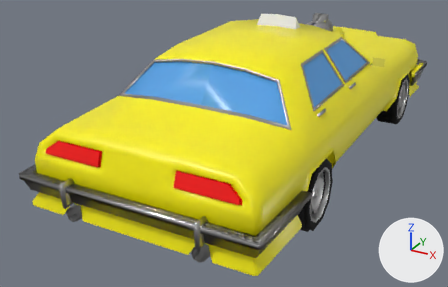
Before and after pictures for a commit that changed the FBX model Modele do Unity/taxi_v2.fbx.
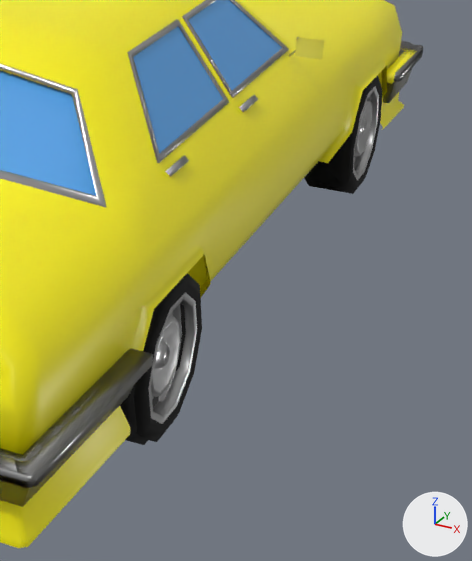
Each version is shown whole from a 50 mm camera at (1.79, -3.84, 1.4) aimed at (-0.21, -0.21, -0.41), then close up on the part from 55% to 100% of the width and 15% to 98% of the height. Lighting does not change. The marker at lower right points along +X, +Y and +Z. Where no turn or scale is listed for an object, it has been applied to the vertices. Vertices at the same position are counted once.

Names of what the first close-up shows: 'FrontBumper1', 'FrontBumper4', 'Mirror1', 'RearBumper3', 'RearBumper4', 'Taxi', 'Wheel1rr', 'Wheel1rr.001', 'Wheel2rr', 'Wheel3fr', 'Wheel3rr'.
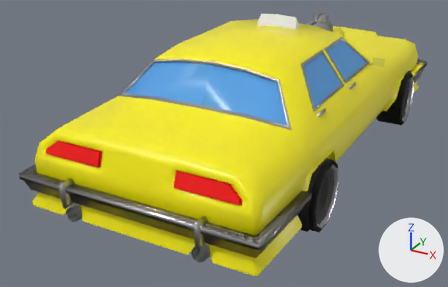
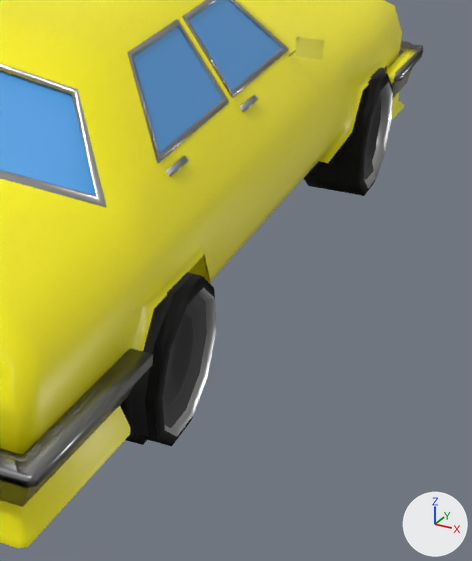
Pixel boxes [x1, y1, x2, y2] of what changed, in the close-ups (472 x 561 px):
'Wheel3rr', mesh turned, moved
    before: [134, 273, 202, 442]
    after: [138, 274, 216, 446]
'Wheel1rr', mesh turned, moved
    before: [151, 315, 181, 407]
    after: [131, 272, 207, 437]
'Wheel3fr', mesh turned, moved
    before: [309, 75, 382, 194]
    after: [340, 73, 393, 196]
'Wheel1rr.001', moved
    before: [355, 98, 373, 157]
    after: [364, 68, 385, 180]
'Wheel2rr', mesh turned, moved
    before: [120, 304, 186, 445]
    after: [120, 392, 147, 445]

Patch to the scene script:
```diff
--- a/Modele do Unity/taxi_v2.fbx.py
+++ b/Modele do Unity/taxi_v2.fbx.py
@@ me_circle_004 @@
 me_circle_004.from_pydata(...)  # 451 vertices, 415 faces; spans x 0.592..0.748, y -0.994..-0.559, z -0.524..-0.11
 # used by ob_wheel3rr; location = (0.0, 0.0, 0.0)
+# me_circle_004 part 2: the whole mesh is turned -180 degrees about the z axis through its middle, then moved by (-0.651, 0.776, 0.317)
 me_circle_004.materials.append(mat_chrome)
@@ me_circle_002 @@
 me_circle_002.from_pydata(...)  # 234 vertices, 244 faces; spans x 0.555..0.726, y -0.998..-0.563, z -0.521..-0.107
 # used by ob_wheel1rr; location = (0.0, 0.0, 0.0)
+# me_circle_002 part 4: the whole mesh is turned -180 degrees about the z axis through its middle, then moved by (-0.619, 0.781, 0.314)
 me_circle_002.materials.append(mat_rubber)
@@ me_circle_007 @@
 me_circle_007.from_pydata(...)  # 151 vertices, 168 faces; spans x 0.569..0.725, y -1.022..-0.587, z -0.524..-0.11
 # used by ob_wheel2rr; location = (0.0, 0.0, 0.0)
+# me_circle_007 part 1: the whole mesh is turned -180 degrees about the z axis through its middle, then moved by (-0.649, 0.804, 0.317)
 me_circle_007.materials.append(mat_chrome)
@@ me_circle_003 @@
 me_circle_003.from_pydata(...)  # 451 vertices, 415 faces; spans x 0.592..0.748, y 0.904..1.339, z -0.524..-0.11
 # used by ob_wheel3fr; location = (0.0, 0.0, 0.0)
+# me_circle_003 part 3: the whole mesh is turned -180 degrees about the z axis through its middle, then moved by (-0.651, -1.122, 0.317)
 me_circle_003.materials.append(mat_chrome)
@@ ob_wheel3rr @@
 ob_wheel3rr = bpy.data.objects.new('Wheel3rr', me_circle_004)
-ob_wheel3rr.location = (0.0, 0.0, 0.0)
+ob_wheel3rr.location = (0.689, -0.776, -0.317)
@@ ob_wheel1rr_001 @@
 ob_wheel1rr_001 = bpy.data.objects.new('Wheel1rr.001', me_circle_001)
-ob_wheel1rr_001.location = (0.0, 0.0, 0.0)
+ob_wheel1rr_001.location = (0.663, 1.171, -0.314)
@@ ob_wheel1rr @@
 ob_wheel1rr = bpy.data.objects.new('Wheel1rr', me_circle_002)
-ob_wheel1rr.location = (0.0, 0.0, 0.0)
+ob_wheel1rr.location = (0.663, -0.781, -0.314)
@@ ob_wheel2rr @@
 ob_wheel2rr = bpy.data.objects.new('Wheel2rr', me_circle_007)
-ob_wheel2rr.location = (0.0, 0.0, 0.0)
+ob_wheel2rr.location = (0.645, -0.804, -0.317)
@@ ob_wheel3fr @@
 ob_wheel3fr = bpy.data.objects.new('Wheel3fr', me_circle_003)
-ob_wheel3fr.location = (0.0, 0.0, 0.0)
+ob_wheel3fr.location = (0.689, 1.122, -0.317)
```
